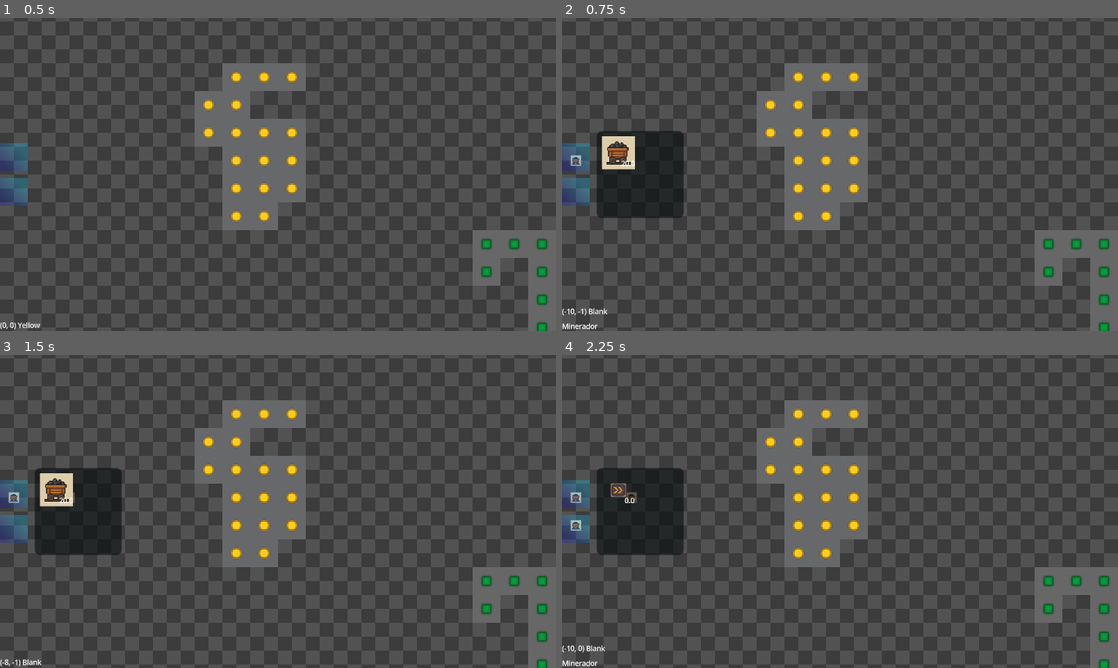
Above: before the commit, frames 1-4 (two rows, left to right).
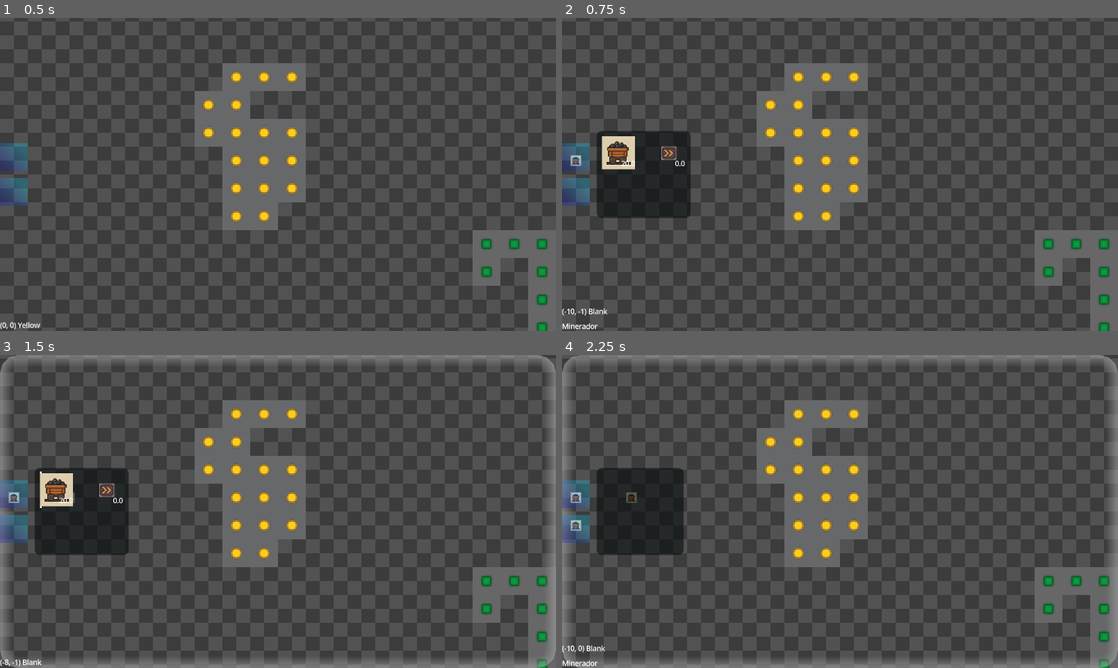
Above: after the commit, the same moments.

Repository: 7sete7/Ramon
Game: Godot game, scene res://defs/factory/factory.tscn
Two runs of this game, one before a commit and one after it. Both use one fixed random seed, a clock stepped at 60 frames per second and the inputs below.
Inputs (mouse positions are in pixels of both pictures, inside the frame that each line leads up to):
- Up to frame 1 (0.5 s): no input
- Up to frame 2 (0.75 s): click (573, 155) at 0.5 s
- Up to frame 3 (1.5 s): click (55, 489) at 1.27 s
- Up to frame 4 (2.25 s): click (573, 530) at 2 s

Frame 1 is identical in both runs. In frame 2, 0.5% of the frame differs, in the area x 17-24%, y 36-64%; in frame 3, 6.9%, in the area x 0-100%, y 0-100%; in frame 4, 6.6%.

Commit message:
feat: building mode

Diff:
--- /dev/null
+++ b/assets/styleboxes/selected_building_stbx.tres
@@ -0,0 +1,5 @@
+[gd_resource type="StyleBoxLine" format=3 uid="uid://ewn7x44nq7r2"]
+
+[resource]
+color = Color(1, 1, 1, 1)
+vertical = true
--- a/assets/themes/default.tres
+++ b/assets/themes/default.tres
@@ -1,6 +1,10 @@
-[gd_resource type="Theme" load_steps=2 format=3 uid="uid://1301nnoho04"]
+[gd_resource type="Theme" load_steps=3 format=3 uid="uid://1301nnoho04"]
 
 [ext_resource type="SystemFont" uid="uid://xq1lxm3eaqux" path="res://assets/text/small_font.tres" id="1_x0tin"]
+
+[sub_resource type="StyleBoxLine" id="StyleBoxLine_x0tin"]
+color = Color(1, 1, 1, 1)
+thickness = 2
 
 [resource]
 default_font = ExtResource("1_x0tin")
@@ -9,3 +13,4 @@
 MarginContainer/constants/margin_left = 5
 MarginContainer/constants/margin_right = 5
 MarginContainer/constants/margin_top = 5
+MarginContainer/styles/selected = SubResource("StyleBoxLine_x0tin")
--- a/defs/factory/buildings/building_manager.gd
+++ b/defs/factory/buildings/building_manager.gd
@@ -3,15 +3,16 @@
 
 var resources: Dictionary[String, BuildingResource] = {}
 var building_classes: Dictionary[String, GDScript] = {}
-var sections: Dictionary[String, Array] = {}
+var sections: Dictionary[FactoryEnums.BUILDING_SECTIONS, Array] = {}
 
-#@onready var building_menu: BuildingMenu = $"../CanvasLayer/HUD/BuildingMenu"
+@onready var building_mode: BuildingMode = %BuildingMode
+
 func _ready() -> void:
-	self.register_building("prod", FactoryMine)
-	self.register_building("misc", FactoryBelt)
+	GameFactory.building_manager = self
+	self.register_building(FactoryEnums.BUILDING_SECTIONS.PRODUCTION, FactoryMine)
+	self.register_building(FactoryEnums.BUILDING_SECTIONS.PRODUCTION, FactoryBelt)
 
-
-func register_building(section_id: String, building_class: GDScript) -> void:
+func register_building(section_id: FactoryEnums.BUILDING_SECTIONS, building_class: GDScript) -> void:
 	# Create temporary instance to get resource location
 	var temp_instance: Building = building_class.new()
 	if not temp_instance is Building:
@@ -29,7 +30,6 @@
 	var section_array = self.sections.get_or_add(section_id, [])
 	section_array.append(resource.ID)
 
-
 func get_building(building_id: String) -> Building:
 	if not self.building_classes.has(building_id):
 		push_error("Building ID not found: " + building_id)
@@ -41,3 +41,6 @@
 	var building_instance: Building = building_class.new()
 	building_instance.load_from_resource(resource)
 	return building_instance
+
+func toggle_building_mode_with(building: Building):
+	self.building_mode.current_building = building
--- /dev/null
+++ b/defs/factory/buildings/building_mode.gd
@@ -0,0 +1,10 @@
+class_name BuildingMode
+extends PanelContainer
+
+var is_active: bool = false
+
+var current_building: Building = null:
+	set(value):
+		current_building = value
+		self.is_active = value != null
+		self.visible = self.is_active
--- /dev/null
+++ b/defs/factory/factory.gd
@@ -0,0 +1,6 @@
+class_name Factory
+extends Node2D
+
+var building_manager: BuildingManager
+var grid: FactoryGrid
+var hud: HUD
--- a/defs/factory/factory.tscn
+++ b/defs/factory/factory.tscn
@@ -1,5 +1,6 @@
-[gd_scene load_steps=8 format=3 uid="uid://bcobh33jbo5cn"]
+[gd_scene load_steps=11 format=3 uid="uid://bcobh33jbo5cn"]
 
+[ext_resource type="Script" uid="uid://dyijol5gw0gvv" path="res://defs/factory/factory.gd" id="1_r511i"]
 [ext_resource type="Script" uid="uid://dd1jdw87naj5l" path="res://defs/factory/camera.gd" id="1_tqf04"]
 [ext_resource type="Script" uid="uid://inqhpr7jr2bh" path="res://defs/factory/grid.gd" id="2_tgf4x"]
 [ext_resource type="Script" uid="uid://bb0j3lm78t5ky" path="res://defs/factory/buildings/building_manager.gd" id="2_whpt7"]
@@ -7,17 +8,35 @@
 [ext_resource type="TileSet" uid="uid://b7rc21o4qmq3d" path="res://assets/tile_set.tres" id="4_1jo8g"]
 [ext_resource type="Script" uid="uid://dk53b32rjg0ci" path="res://defs/factory/grid/tile_map.gd" id="5_d4rlk"]
 [ext_resource type="PackedScene" uid="uid://bttlr7ljxvsyy" path="res://defs/factory/hud/hud.tscn" id="6_tijn1"]
+[ext_resource type="Script" uid="uid://bwgmheob7vn5b" path="res://defs/factory/buildings/building_mode.gd" id="9_wix6r"]
+
+[sub_resource type="StyleBoxFlat" id="StyleBoxFlat_r511i"]
+bg_color = Color(0.6, 0.6, 0.6, 0)
+border_width_left = 7
+border_width_top = 7
+border_width_right = 7
+border_width_bottom = 7
+border_color = Color(0.639216, 0.639216, 0.639216, 0.627451)
+border_blend = true
+corner_radius_top_left = 10
+corner_radius_top_right = 10
+corner_radius_bottom_right = 10
+corner_radius_bottom_left = 10
+corner_detail = 3
 
 [node name="Factory" type="Node2D"]
+script = ExtResource("1_r511i")
 
 [node name="Camera2D" type="Camera2D" parent="."]
 script = ExtResource("1_tqf04")
 zoom_delta = 0.08
 
 [node name="BuildingManager" type="Node2D" parent="." groups=["building manager"]]
+unique_name_in_owner = true
 script = ExtResource("2_whpt7")
 
 [node name="Grid" type="Node2D" parent="."]
+unique_name_in_owner = true
 script = ExtResource("2_tgf4x")
 config = ExtResource("3_ddt63")
 
@@ -31,6 +50,16 @@
 
 [node name="CanvasLayer" type="CanvasLayer" parent="."]
 
-[node name="HUD" parent="CanvasLayer" node_paths=PackedStringArray("grid", "building_manager") instance=ExtResource("6_tijn1")]
-grid = NodePath("../../Grid")
-building_manager = NodePath("../../BuildingManager")
+[node name="BuildingMode" type="PanelContainer" parent="CanvasLayer"]
+unique_name_in_owner = true
+visible = false
+anchors_preset = 15
+anchor_right = 1.0
+anchor_bottom = 1.0
+grow_horizontal = 2
+grow_vertical = 2
+theme_override_styles/panel = SubResource("StyleBoxFlat_r511i")
+script = ExtResource("9_wix6r")
+
+[node name="HUD" parent="CanvasLayer" instance=ExtResource("6_tijn1")]
+unique_name_in_owner = true
--- a/defs/factory/factory_enums.gd
+++ b/defs/factory/factory_enums.gd
@@ -10,3 +10,8 @@
 	RED = 5,
 	YELLOW = 6
 }
+
+enum BUILDING_SECTIONS {
+	PRODUCTION,
+	MISC
+}
--- a/defs/factory/grid.gd
+++ b/defs/factory/grid.gd
@@ -1,7 +1,6 @@
 class_name FactoryGrid
 extends Node2D
 
-@onready var building_manager: BuildingManager = $"../BuildingManager"
 @onready var tile_map: FactoryTileMap = $TileMapLayer
 @onready var building_map_layer: FactoryTileMap = $BuildingMapLayer
 @export var config: GridConfig
@@ -11,9 +10,9 @@
 var map_builder: MapBuilder
 var GRID: Dictionary = {}
 
-signal tile_type_changed(new_type)
+func _ready() -> void:
+	GameFactory.grid = self
 
-func _ready() -> void:
 	if not config:
 		config = GridConfig.new()
 
@@ -35,7 +34,7 @@
 	GRID[tilemap_position].tile_type = new_tile
 
 	tile_map.change_tile(tilemap_position, new_tile)
-	tile_type_changed.emit(new_tile)
+	Events.from_factory.tile_changed.emit(tile)
 
 func get_tile_at(tilemap_position: Vector2i) -> Tile:
 	return GRID.get(tilemap_position, null)
@@ -52,7 +51,7 @@
 
 		var tile = self.get_tile_at(local_int)
 		if tile:
-			self.set_building_at(tile, self.building_manager.get_building("mine"))
+			self.set_building_at(tile, GameFactory.building_manager.get_building("mine"))
 
 func is_in_grid(pos: Vector2):
 	return not (pos.x < grid_sizes.by_px.limits.left or pos.y < grid_sizes.by_px.limits.top or pos.x >= grid_sizes.by_px.limits.right or pos.y >= grid_sizes.by_px.limits.bottom)
--- a/defs/factory/hud/building_menu/building.gd
+++ b/defs/factory/hud/building_menu/building.gd
@@ -2,9 +2,20 @@
 extends MarginContainer
 
 @export var resource: BuildingResource
-@onready var texture: TextureRect = $Texture
+@onready var texture_btn: TextureButton = $TextureButton
 @onready var price_lbl: Label = $Price
+@onready var border: PanelContainer = $Border
+
+var btn_group: ButtonGroup
 
 func _ready() -> void:
-	texture.texture = resource.texture
-	price_lbl.text = str(resource.price)
+	self.name = self.resource.name
+	self.price_lbl.text = str(resource.price)
+
+	self.texture_btn.toggle_mode = true
+	self.texture_btn.name = self.resource.ID
+	self.texture_btn.button_group = self.btn_group
+	self.texture_btn.texture_normal = resource.texture
+
+func toggle_border(on_off: bool) -> void:
+	self.border.visible = on_off
--- a/defs/factory/hud/building_menu/building.tscn
+++ b/defs/factory/hud/building_menu/building.tscn
@@ -1,8 +1,10 @@
-[gd_scene load_steps=5 format=3 uid="uid://flkfaic28wnk"]
+[gd_scene load_steps=7 format=3 uid="uid://flkfaic28wnk"]
 
 [ext_resource type="Theme" uid="uid://1301nnoho04" path="res://assets/themes/default.tres" id="1_50tck"]
 [ext_resource type="Script" uid="uid://bshyctmcb5ehb" path="res://defs/factory/hud/building_menu/building.gd" id="2_fe4h3"]
 [ext_resource type="SystemFont" uid="uid://xq1lxm3eaqux" path="res://assets/text/small_font.tres" id="3_fe4h3"]
+[ext_resource type="Resource" uid="uid://bvrurrjy23lu2" path="res://defs/factory/buildings/belt/belt_resource.tres" id="3_kmtwq"]
+[ext_resource type="StyleBox" uid="uid://ewn7x44nq7r2" path="res://assets/styleboxes/selected_building_stbx.tres" id="5_fe4h3"]
 
 [sub_resource type="LabelSettings" id="LabelSettings_xmplm"]
 font = ExtResource("3_fe4h3")
@@ -18,11 +20,18 @@
 theme_override_constants/margin_right = 3
 theme_override_constants/margin_bottom = 3
 script = ExtResource("2_fe4h3")
+resource = ExtResource("3_kmtwq")
 
-[node name="Texture" type="TextureRect" parent="."]
+[node name="Border" type="PanelContainer" parent="."]
+visible = false
 layout_mode = 2
-theme = ExtResource("1_50tck")
-expand_mode = 3
+theme_override_styles/panel = ExtResource("5_fe4h3")
+
+[node name="TextureButton" type="TextureButton" parent="."]
+layout_mode = 2
+toggle_mode = true
+ignore_texture_size = true
+stretch_mode = 5
 
 [node name="Price" type="Label" parent="."]
 texture_filter = 2
--- a/defs/factory/hud/building_menu/building_menu.gd
+++ b/defs/factory/hud/building_menu/building_menu.gd
@@ -6,24 +6,24 @@
 @onready var buildings_list: BuildingsList = $%BuildingsList
 
 var sections_btn_group: ButtonGroup
-var sections: Dictionary[String, BuildingSectionButton] = {}
+# var sections: Dictionary[String, BuildingSectionButton] = {}
 
 func _ready() -> void:
 	var section_btns = building_sections_grid.get_children()
-	for btn: BuildingSectionButton in section_btns: self.sections[btn.ID] = btn
+	# for btn: BuildingSectionButton in section_btns: self.sections[btn.ID] = btn
 
 	self.sections_btn_group = section_btns[0].button_group
 	self.sections_btn_group.pressed.connect(self.on_btn_toggle)
 
-func add_building_to(section_id: String, building: Building) -> void:
-	var section := self.sections[section_id]
-	if not section:
-		push_error("Section not found %s" % section_id)
-		return
+# func add_building_to(section_id: String, building: Building) -> void:
+# 	var section := self.sections[section_id]
+# 	if not section:
+# 		push_error("Section not found %s" % section_id)
+# 		return
 
-	section.add_building_if_hasnt(building)
+# 	section.add_building_if_hasnt(building)
 
-func on_btn_toggle(btn: BuildingSectionButton) -> void:
+func on_btn_toggle(_btn: BuildingSectionButton) -> void:
 	var pressed_btn: BuildingSectionButton = sections_btn_group.get_pressed_button()
 
 	buildings_container.visible = pressed_btn != null
--- a/defs/factory/hud/building_menu/buildings_list.gd
+++ b/defs/factory/hud/building_menu/buildings_list.gd
@@ -1,33 +1,48 @@
 class_name BuildingsList
 extends GridContainer
 
-var menu_building_scene := preload("res://defs/factory/hud/building_menu/building.tscn")
-@onready var building_manager: BuildingManager = get_tree().get_first_node_in_group("building manager")
+var _current_section: FactoryEnums.BUILDING_SECTIONS = -1
+var buildings: Dictionary[String, MenuBuilding] = {}
 
-var _current_section: String
-var buildings: Array[Building] = []
+var buildings_btn_group: ButtonGroup = ButtonGroup.new()
+var current_selected: MenuBuilding
 
 func _ready() -> void:
-	pass
+	self.buildings_btn_group.allow_unpress = true
+	buildings_btn_group.pressed.connect(self.on_building_select)
 
-func display_buildings(section_id: String, force_refresh: bool = false):
+func display_buildings(section_id: FactoryEnums.BUILDING_SECTIONS, force_refresh: bool = false):
 	if not force_refresh and _current_section == section_id: return
 
-	var building_ids = building_manager.sections.get(section_id, [])
+	var building_ids = GameFactory.building_manager.sections.get(section_id, [])
 	if not len(building_ids):
-		push_warning("No buildings registered for section " + section_id)
+		push_warning("No buildings registered for section %s" % section_id)
 		self.reset_list()
 		return
 
 	self.reset_list()
 	for building_id in building_ids:
-		var menu_building: MenuBuilding = menu_building_scene.instantiate()
-		menu_building.resource = building_manager.resources.get(building_id)
+		var menu_building: MenuBuilding = Refs.menu_building_scene.instantiate()
+		menu_building.resource = GameFactory.building_manager.resources.get(building_id)
+		menu_building.btn_group = self.buildings_btn_group
 
+		self.buildings[building_id] = menu_building
 		self.add_child(menu_building)
 
 
 func reset_list():
-	self.buildings = []
+	self.buildings = {}
 	for child in get_children():
 		child.queue_free()
+
+func on_building_select(btn: TextureButton):
+	var menu_building: MenuBuilding = self.buildings.get(btn.name)
+	menu_building.toggle_border(btn.button_pressed)
+
+	var selected_building: Building
+	if btn.button_pressed:
+		selected_building = GameFactory.building_manager.get_building(btn.name)
+		if self.current_selected: self.current_selected.toggle_border(false)
+
+	self.current_selected = menu_building
+	GameFactory.building_manager.toggle_building_mode_with(selected_building)
--- a/defs/factory/hud/building_menu/menu_button.gd
+++ b/defs/factory/hud/building_menu/menu_button.gd
@@ -1,12 +1,12 @@
 class_name BuildingSectionButton
 extends TextureButton
 
-@export var ID: String
+@export var ID: FactoryEnums.BUILDING_SECTIONS
 @export var section_name: String
-var _buildings: Dictionary[String, Building] = {}
+# var _buildings: Dictionary[String, Building] = {}
 
 func _ready() -> void:
 	self.tooltip_text = self.section_name
 
-func add_building_if_hasnt(building: Building) -> void:
-	self._buildings[building.ID] = building
+# func add_building_if_hasnt(building: Building) -> void:
+# 	self._buildings[building.ID] = building
--- a/defs/factory/hud/hud.gd
+++ b/defs/factory/hud/hud.gd
@@ -1,5 +1,5 @@
 class_name HUD
 extends PanelContainer
 
-@export var grid: FactoryGrid
-@export var building_manager: BuildingManager
+func _ready() -> void:
+	GameFactory.hud = self
--- a/defs/factory/hud/hud.tscn
+++ b/defs/factory/hud/hud.tscn
@@ -58,7 +58,6 @@
 texture_normal = SubResource("GradientTexture2D_o3u1m")
 stretch_mode = 5
 script = ExtResource("5_x4c6l")
-ID = "prod"
 section_name = "Produçao"
 
 [node name="Misc" type="TextureButton" parent="BuildingMenu/BuildingSections"]
@@ -70,7 +69,7 @@
 texture_normal = SubResource("GradientTexture2D_o3u1m")
 stretch_mode = 5
 script = ExtResource("5_x4c6l")
-ID = "misc"
+ID = 1
 section_name = "Outros"
 
 [node name="BuildingsContainer" type="PanelContainer" parent="BuildingMenu"]
--- a/defs/factory/hud/tile_info.gd
+++ b/defs/factory/hud/tile_info.gd
@@ -1,6 +1,5 @@
 extends Label
 
-@onready var hud: HUD = owner
 var process_timer := 0.0
 var process_interval := 0.1 # Process every 0.1 seconds (10 times per second)
 
@@ -8,8 +7,8 @@
 var enabled = false
 
 func _ready() -> void:
-	if hud.grid:
-		hud.grid.tile_type_changed.connect(func(_value): self.update_label())
+	if GameFactory.grid:
+		Events.from_factory.tile_changed.connect(self.update_label)
 		enabled = true
 
 func _process(delta: float) -> void:
@@ -19,9 +18,9 @@
 
 	process_timer = 0.0
 
-	var mouse_pos := hud.grid.tile_map.local_to_map(hud.grid.tile_map.get_local_mouse_position())
+	var mouse_pos := GameFactory.grid.tile_map.local_to_map(GameFactory.grid.tile_map.get_local_mouse_position())
 
-	var tile := hud.grid.get_tile_at(mouse_pos)
+	var tile := GameFactory.grid.get_tile_at(mouse_pos)
 	if tile != current_tile:
 		current_tile = tile
 		self.update_label()
--- a/project.godot
+++ b/project.godot
@@ -18,6 +18,12 @@
 [audio]
 
 buses/default_bus_layout=""
+
+[autoload]
+
+GameFactory="*res://defs/factory/factory.gd"
+Events="*res://utils/events.gd"
+Refs="*res://utils/refs.tscn"
 
 [debug]
 
--- /dev/null
+++ b/utils/events.gd
@@ -0,0 +1,9 @@
+extends Node
+#class_name Events
+# Class loaded globally as a Singleton (Project > Project Settings > Globals)
+
+var from_factory: FactoryEvents = FactoryEvents.new()
+
+class FactoryEvents:
+	signal tile_changed(newTile: Tile)
+	signal building_added(building: Building)
--- /dev/null
+++ b/utils/refs.gd
@@ -0,0 +1,8 @@
+extends Node
+# class_name Refs
+
+@export_category("Factory")
+
+@export_group("Scenes & Resources")
+@export var menu_building_scene: PackedScene
+@export var selected_building_stbx: StyleBoxLine
--- /dev/null
+++ b/utils/refs.tscn
@@ -0,0 +1,10 @@
+[gd_scene load_steps=4 format=3 uid="uid://ctrov0cljnjup"]
+
+[ext_resource type="Script" uid="uid://dafloby770a05" path="res://utils/refs.gd" id="1_cxvj3"]
+[ext_resource type="PackedScene" uid="uid://flkfaic28wnk" path="res://defs/factory/hud/building_menu/building.tscn" id="2_ea6tv"]
+[ext_resource type="StyleBox" uid="uid://ewn7x44nq7r2" path="res://assets/styleboxes/selected_building_stbx.tres" id="3_ea6tv"]
+
+[node name="Refs" type="Node"]
+script = ExtResource("1_cxvj3")
+menu_building_scene = ExtResource("2_ea6tv")
+selected_building_stbx = ExtResource("3_ea6tv")
Not shown, added: defs/factory/buildings/building_mode.gd.uid
Not shown, added: defs/factory/factory.gd.uid
Not shown, added: utils/events.gd.uid
Not shown, added: utils/refs.gd.uid
